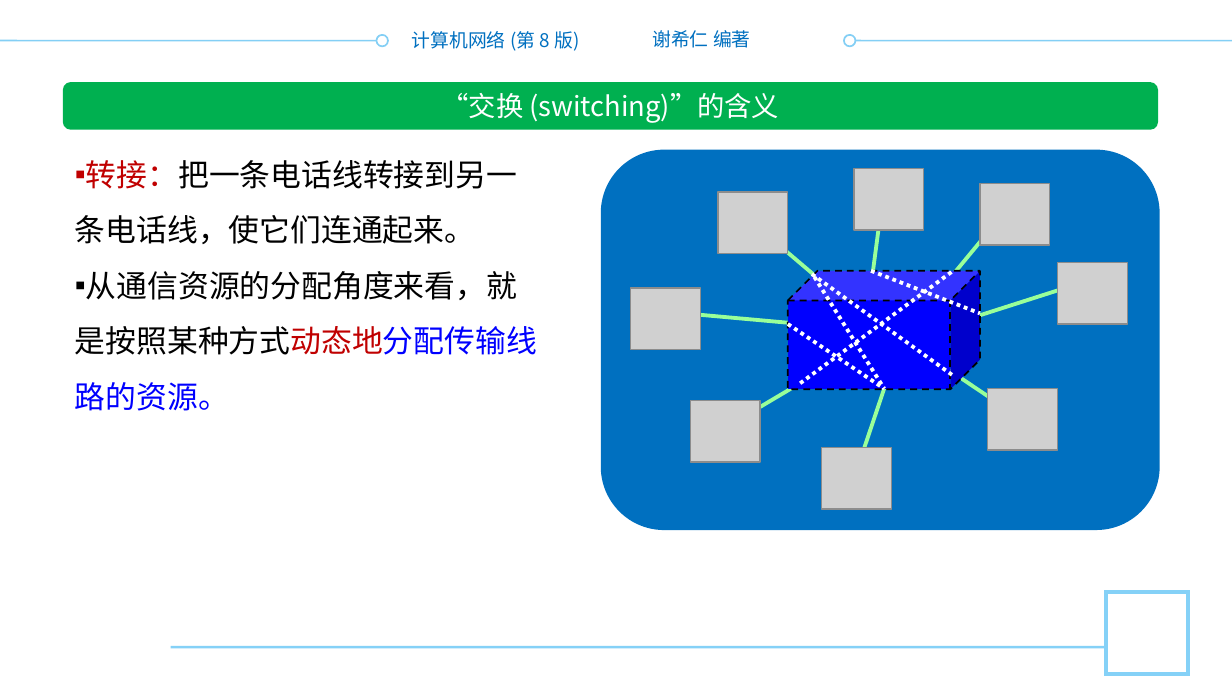
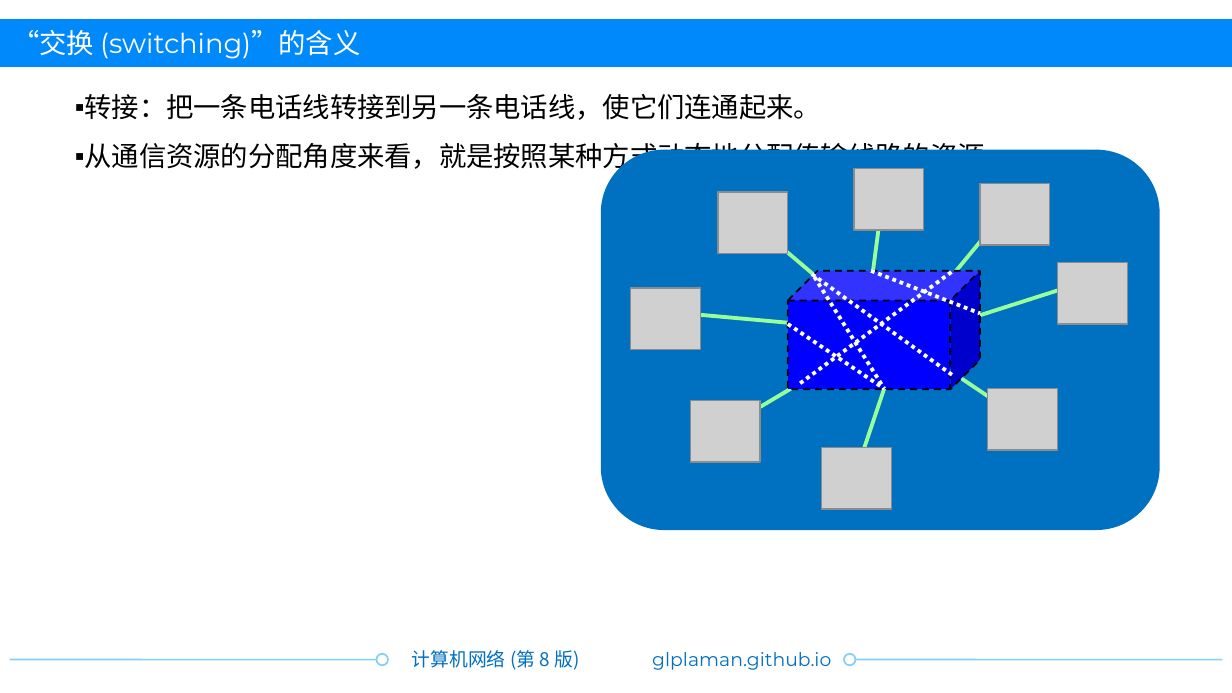
Before and after one commit to glplaman/glplaman.github.io, a slide deck: slide 44 of network/ppt/chap1.pptx (slide 43 before the commit). Drawn at 1232x693 pixels with LibreOffice and Linux fonts; fonts in the diff are those of the drawing; grey boxes stand for pictures; background and template pictures are left out. Boxes give left, top, right and bottom in pixels: in the first picture for what was removed or moved away, otherwise in the second. Text is boxed around its words. In the diff, an @@ line names an element or a change of style, - is before the commit and + after.

```diff
--- a/network/ppt/chap1.pptx
+++ b/network/ppt/chap1.pptx
@@ text "“交换 (switching)”的含义": place and size @@
-text "“交换 (switching)”的含义" at [442, 93, 780, 123]
+text "“交换 (switching)”的含义" at [12, 30, 360, 59]
@@ text "“交换 (switching)”的含义" at [12, 30, 360, 59]: font Noto Sans CJK SC to Montserrat; alignment centre to left @@
@@ rectangle added at [0, 20, 1232, 68], fill #0089FA @@
@@ rectangle removed at [584, 17, 648, 80] @@
@@ text removed at [652, 30, 751, 48] @@
-谢希仁 编著
@@ text "转接：把一条电话线转接到另一条电话线，使它们连通起来。": place and size @@
-text "转接：把一条电话线转接到另一条电话线，使它们连通起来。" at [75, 160, 537, 411]
+text "转接：把一条电话线转接到另一条电话线，使它们连通起来。" at [85, 94, 1012, 174]
@@ text "转接：把一条电话线转接到另一条电话线，使它们连通起来。" at [85, 94, 1012, 174]: size 18 to 16 pt, font Courier New to Montserrat; text colour #C00000 to #000000 in "转接：把一条电话线转接到另一条电话线，使它们连通起来。", "从通信资源的分配角度来看，就是按照某种方式动态地分配传输线路的资源。"; text colour #0000FF to #000000 in "从通信资源的分配角度来看，就是按照某种方式动态地分配传输线路的资源。" @@
@@ rounded rectangle removed at [63, 83, 1158, 131] @@
@@ rectangle removed at [1106, 593, 1189, 675] @@
@@ line moved from (0, 41) - (388, 41) to (10, 659) - (388, 659) @@
@@ line removed from (171, 647) to (1106, 647) @@
@@ text added at [652, 652, 831, 670], 11 pt, text #0070C0 @@
+glplaman.github.io
@@ 2 ellipses, 1 text: place and size @@
-2 ellipses, 1 text at [377, 31, 855, 51]
+2 ellipses, 1 text at [377, 650, 855, 670]
@@ line moved from (844, 41) - (1232, 41) to (844, 659) - (1222, 659) @@
```
Also in this commit, not shown: 148 other slides changed, 1 slide added, 11 other files.
